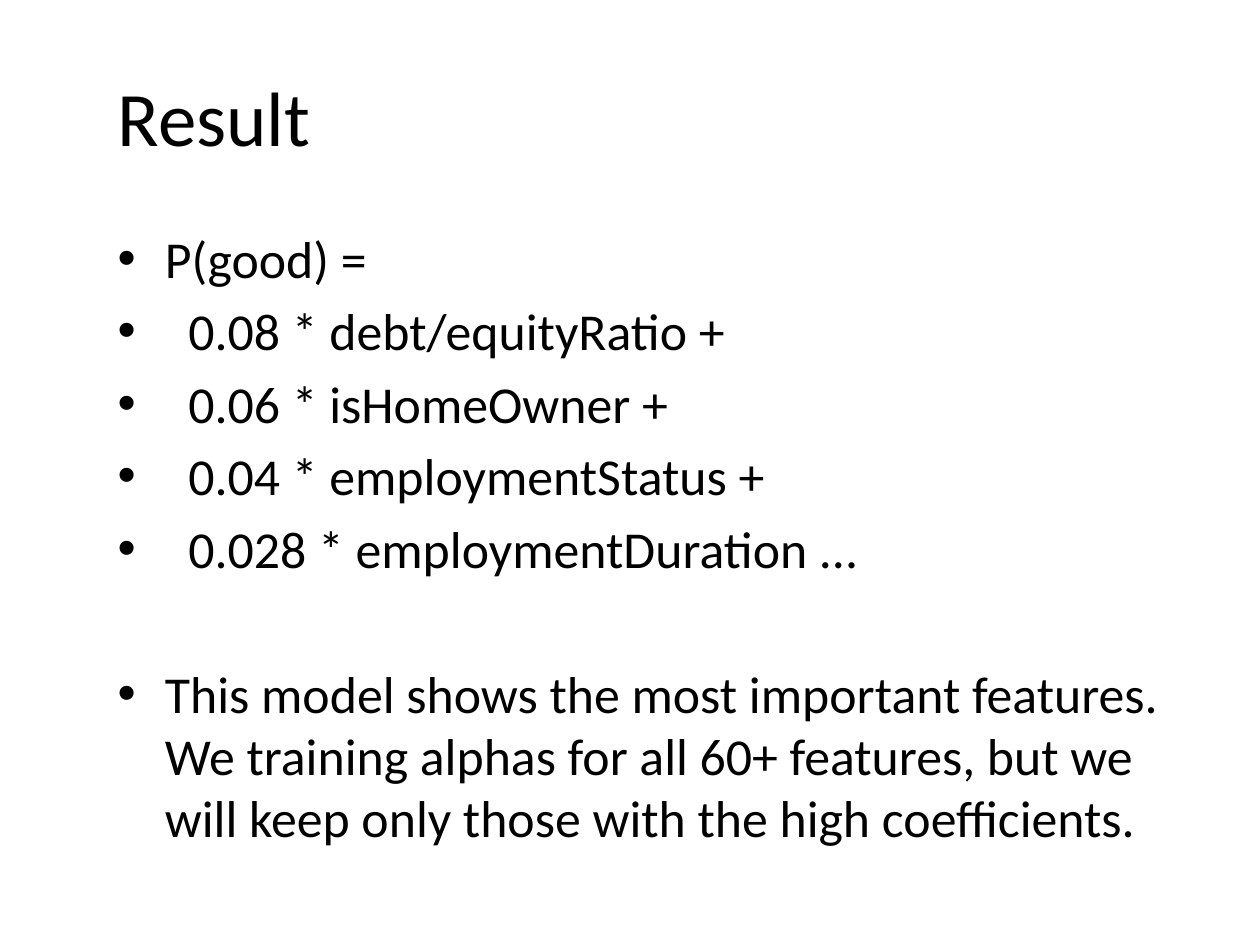
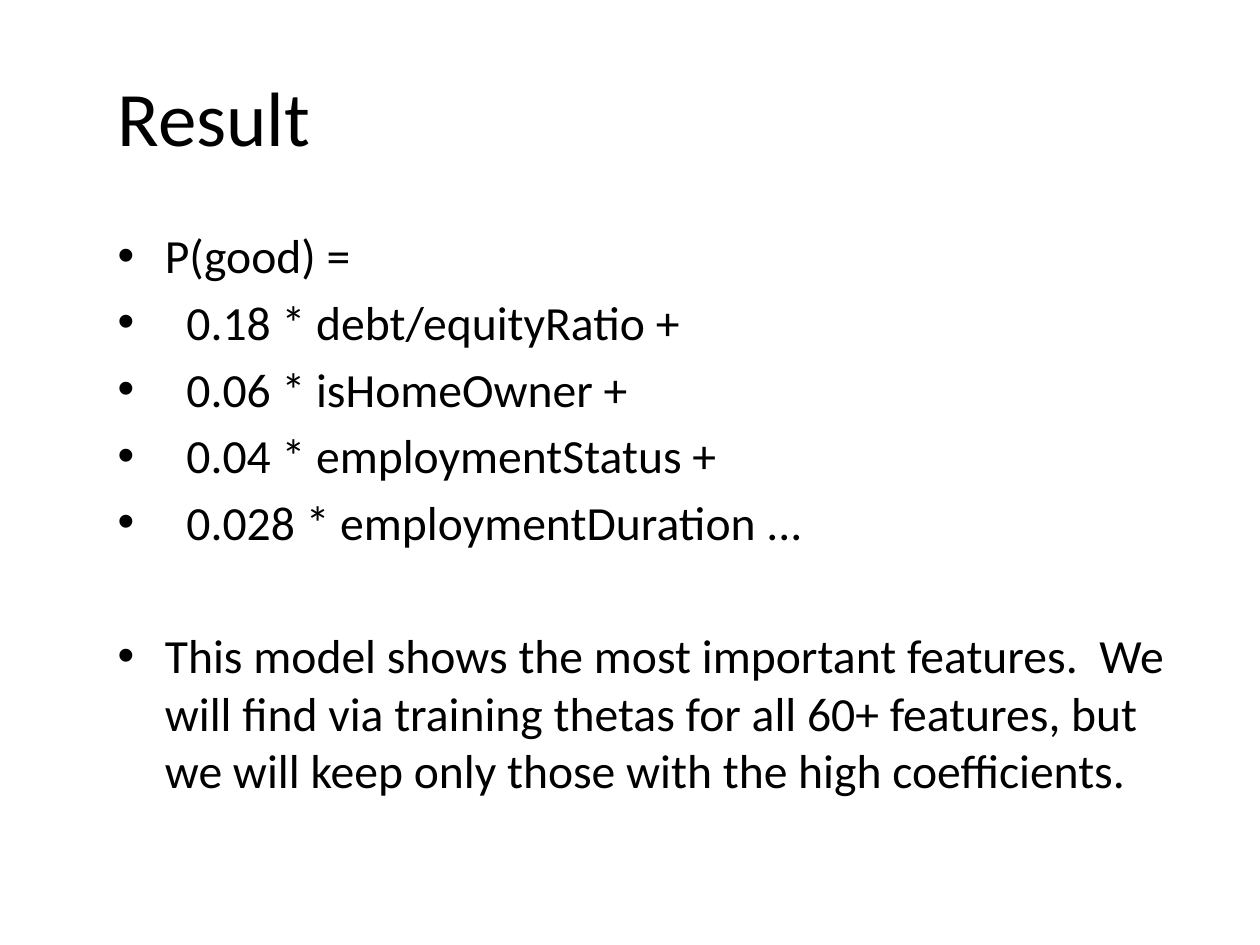
Before and after one commit to JeffRisberg/PythonNotebooksForAI, a slide deck: slide 16 of Documents/60-Introduction.pptx (slide 15 before the commit). Drawn at 1260x945 pixels with LibreOffice and Linux fonts; fonts in the diff are those of the drawing; background and template pictures are left out. Boxes give left, top, right and bottom in pixels: in the first picture for what was removed or moved away, otherwise in the second. Text is boxed around its words. In the diff, an @@ line names an element or a change of style, - is before the commit and + after.

```diff
--- a/Documents/60-Introduction.pptx
+++ b/Documents/60-Introduction.pptx
@@ text at box(165, 238, 755, 548): size 29.6 to 27.2 pt in "P(good) =", "0.06 * isHomeOwner +", "0.04 * employmentStatus +", "0.028 * employmentDuration ..." @@
@@ text at box(186, 307, 645, 348): text changed; size 29.6 to 27.2 pt @@
-• 0.08 * debt/equityRatio +
+• 0.18 * debt/equityRatio +
@@ text at box(165, 640, 1163, 797): text changed; size 29.6 to 27.2 pt @@
-• This model shows the most important features. We training alphas for all 60+ features, but we will keep only those with the high coefficients.
+• This model shows the most important features. We will find via training thetas for all 60+ features, but we will keep only those with the high coefficients.
```
Also in this commit, not shown: 7 other slides changed, 1 slide added, 53 other files.
